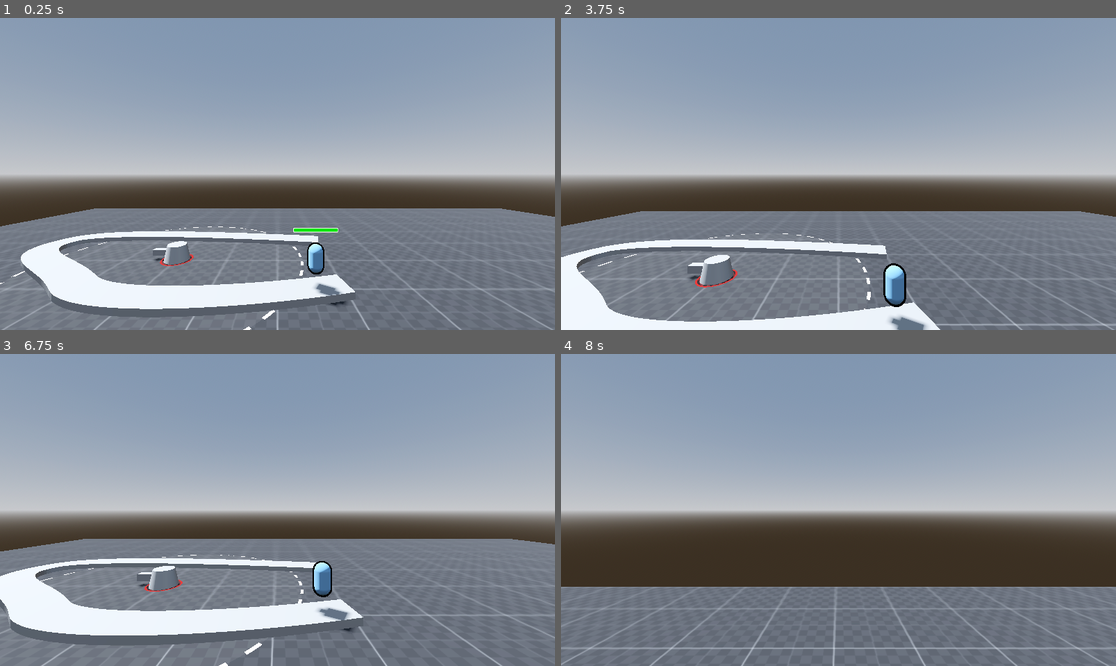
Above: before the commit, frames 1-4 (two rows, left to right).
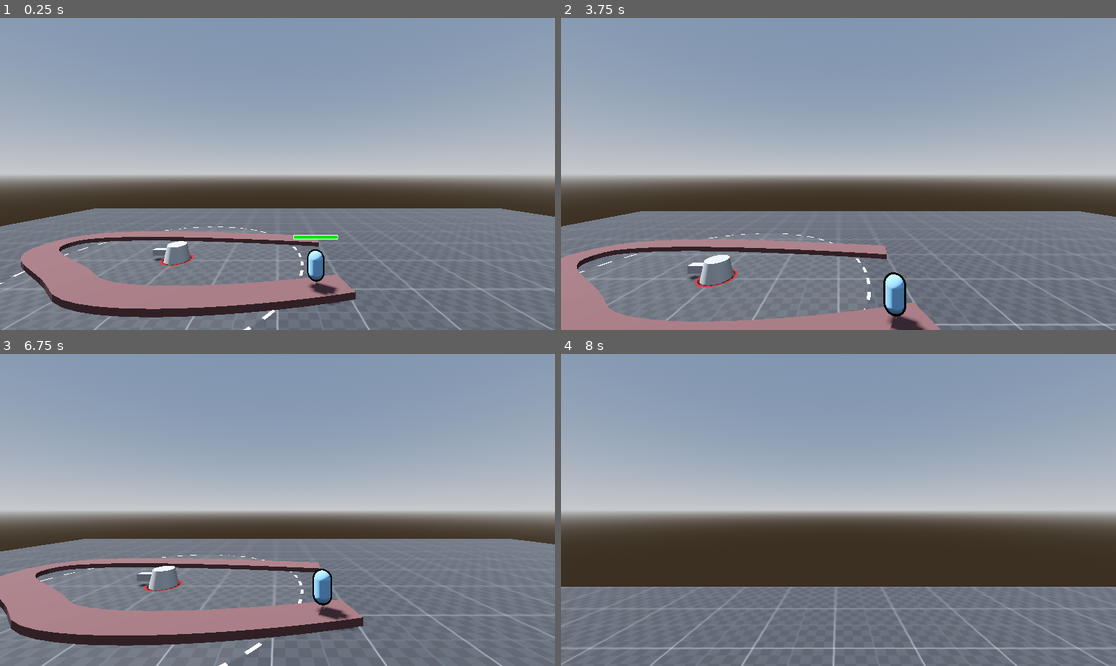
Above: after the commit, the same moments.

Repository: Acux-Dev/tdmonsters
Game: Godot game, scene res://Scenes/Terrain/testTerrain.tscn
Same seed, same stepped clock (60 frames per second), same inputs: the game is played once before the commit and once after it. The project has no main scene, so this scene is started directly.
Inputs (mouse positions are in pixels of both pictures, inside the frame that each line leads up to):
- Up to frame 1 (0.25 s): no input
- Up to frame 2 (3.75 s): tap Enter (ui_accept) at 0.5, 0.77, 1.52, 2.75, 3.02 s; move the mouse to (866, 174) at 0.52 s; press the mouse at (866, 174) at 0.53 s; hold W (forward) from 0.53 s (still down); move the mouse to (810, 174) at 1.27 s; release the mouse at (810, 174) at 1.28 s; tap Ctrl (crouch) at 1.35 s; move the mouse to (849, 167) at 2.02 s; hold Alt (free_look) 2.03-2.78 s; move the mouse to (832, 180) at 2.77 s; tap Shift (sprint) at 2.85 s; click (832, 180) at 2.92 s; tap F1 (debug_reset) at 3.5 s; move the mouse to (877, 177) at 3.52 s; tap O at 3.6 s
- Up to frame 3 (6.75 s): tap Enter (ui_accept) at 3.77, 4.52, 5.75, 6.02 s; move the mouse to (233, 506) at 4.27 s; tap U at 4.35 s; move the mouse to (283, 510) at 5.02 s; tap Tab at 5.1 s; click (283, 510) at 5.17 s; move the mouse to (255, 503) at 5.77 s; release W (forward) at 5.78 s; hold D (right) 5.78-6.53 s; click (255, 503) at 5.85 s; tap F1 (debug_reset) at 6.5 s; move the mouse to (305, 510) at 6.52 s; hold W (forward) from 6.53 s (still down); hold Ctrl (crouch) from 6.53 s (still down)
- Up to frame 4 (8 s): keep holding W (forward); tap Enter (ui_accept) at 6.77, 7.52 s; move the mouse to (810, 510) at 7.27 s; release Ctrl (crouch) at 7.28 s; tap Alt (free_look) at 7.35 s; click (810, 510) at 7.42 s

The runs differ from the first frame. In frame 1, 8.2% of the frame differs, in the area x 3-65%, y 67-96%; in frame 2, 6.7%; in frame 3, 9.5%, in the area x 0-66%, y 65-94%; in frame 4, nothing differs.

Commit message:
path3D readjustment

Diff:
--- a/Scenes/Enemies/TestingEnemies/enemy_bloon_1.tscn
+++ b/Scenes/Enemies/TestingEnemies/enemy_bloon_1.tscn
@@ -24,6 +24,8 @@
 
 [node name="Enemy" type="PathFollow3D"]
 transform = Transform3D(0.2, 0, 0, 0, 0.2, 0, 0, 0, 0.2, 0, 0.25, 0)
+v_offset = 0.4
+loop = false
 
 [node name="Bloon_1" type="CharacterBody3D" parent="." groups=["Enemy"]]
 script = ExtResource("1_uw4s1")
--- a/Scenes/Terrain/testTerrain.tscn
+++ b/Scenes/Terrain/testTerrain.tscn
@@ -28,6 +28,9 @@
 "tilts": PackedFloat32Array(0, 0, 0, 0)
 }
 point_count = 4
+
+[sub_resource type="StandardMaterial3D" id="StandardMaterial3D_h1mps"]
+albedo_color = Color(0.347656, 0.225433, 0.225433, 1)
 
 [node name="world" type="Node3D"]
 script = ExtResource("1_xr38a")
@@ -65,16 +68,16 @@
 [node name="TowerContainer" type="Node3D" parent="."]
 
 [node name="EnemyPath" type="Path3D" parent="."]
-transform = Transform3D(1, 0, 0, 0, 1, 0, 0, 0, 1, 3, 0.5, 0)
+transform = Transform3D(1, 0, 0, 0, 1, 0, 0, 0, 1, 3, 0, 0)
 curve = SubResource("Curve3D_dh756")
 
-[node name="CSGPolygon3D" type="CSGPolygon3D" parent="EnemyPath"]
-transform = Transform3D(1, 0, 0, 0, 1, 0, 0, 0, 1, 0, -0.5, 0)
+[node name="PathFloor" type="CSGPolygon3D" parent="EnemyPath"]
+material_override = SubResource("StandardMaterial3D_h1mps")
 polygon = PackedVector2Array(-0.25, 0, -0.25, 0.1, 0.25, 0.1, 0.25, 0.006)
 mode = 2
 path_node = NodePath("..")
 path_interval_type = 0
-path_interval = 0.1
+path_interval = 0.25
 path_simplify_angle = 0.0
 path_rotation = 1
 path_rotation_accurate = false
Not shown: 1 places in Scenes/Terrain/testTerrain.tscn that only renumber resources
